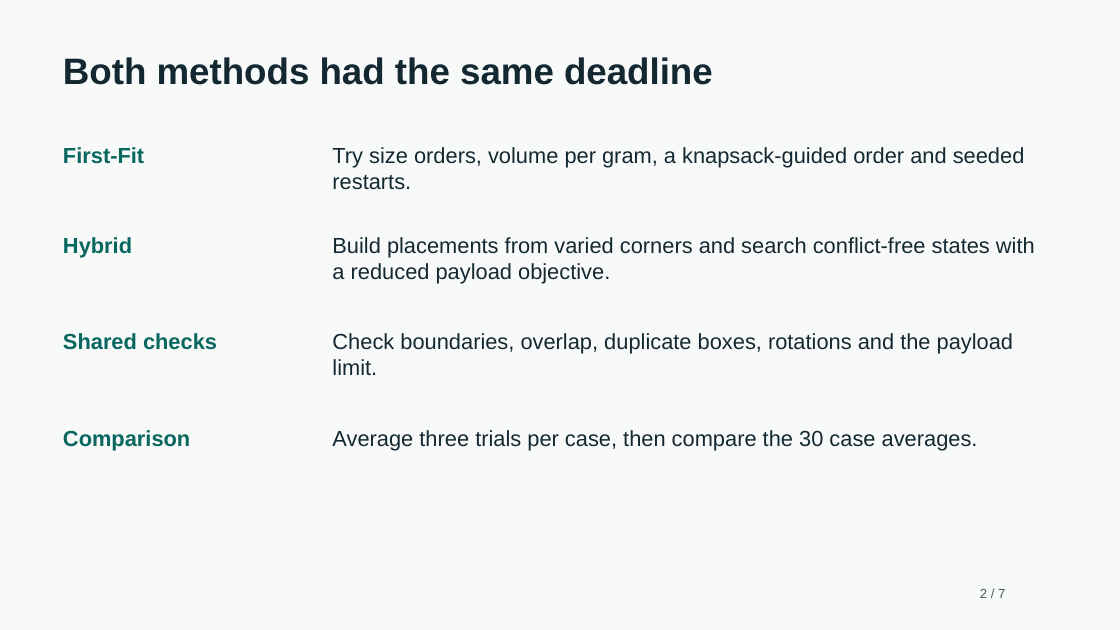
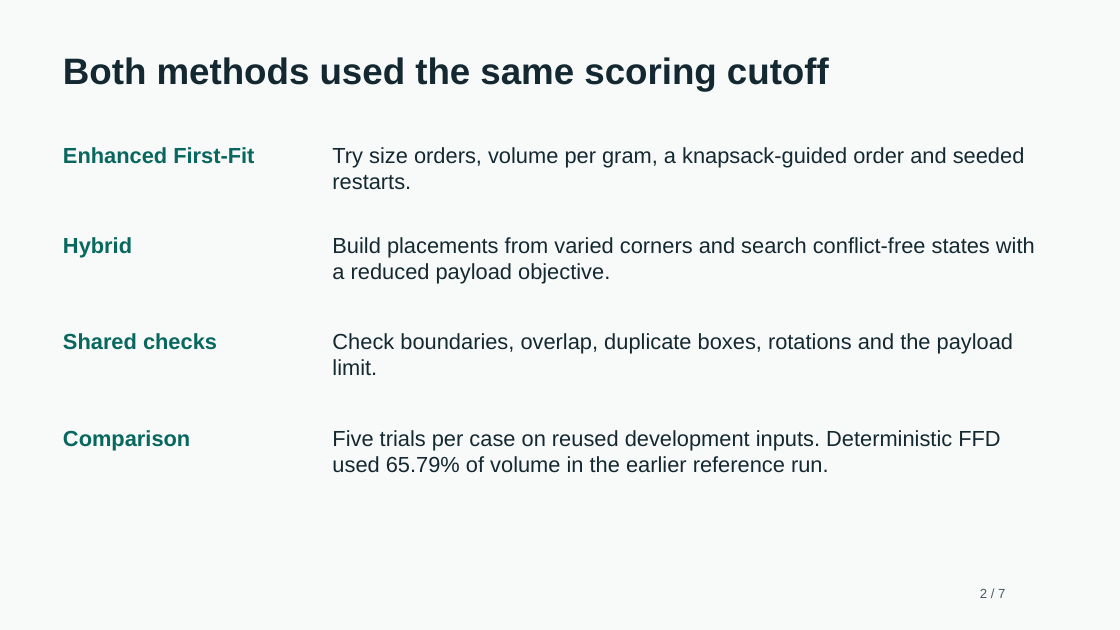
Before and after one commit to AhladM0di/Hybrid-Algorithm-Based-3D-Container-Loading-Optimisation, a slide deck: slide 2 of container_loading/docs/demo_slides.pptx. Drawn at 1120x630 pixels with LibreOffice and Linux fonts; fonts in the diff are those of the drawing. Boxes give left, top, right and bottom in pixels: in the first picture for what was removed or moved away, otherwise in the second. Text is boxed around its words. In the diff, an @@ line names an element or a change of style, - is before the commit and + after.

Commit message:
Finalize five-trial results and address assignment review findings

```diff
--- a/container_loading/docs/demo_slides.pptx
+++ b/container_loading/docs/demo_slides.pptx
@@ text at box(63, 57, 829, 92): text changed @@
-Both methods had the same deadline
+Both methods used the same scoring cutoff
@@ text at box(63, 147, 254, 164): text changed @@
-First-Fit
+Enhanced First-Fit
@@ text at box(332, 430, 1000, 473): text changed @@
-Average three trials per case, then compare the 30 case averages.
+Five trials per case on reused development inputs. Deterministic FFD used 65.79% of volume in the earlier reference run.
```
Also in this commit, not shown: 4 other slides changed, 1 slide added, 1 slide removed, 22 other files.
